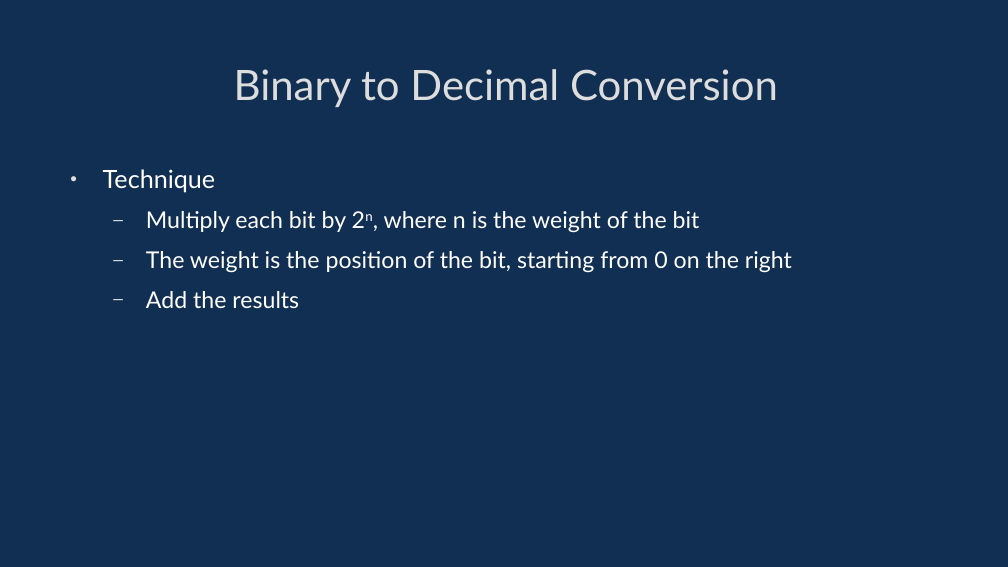
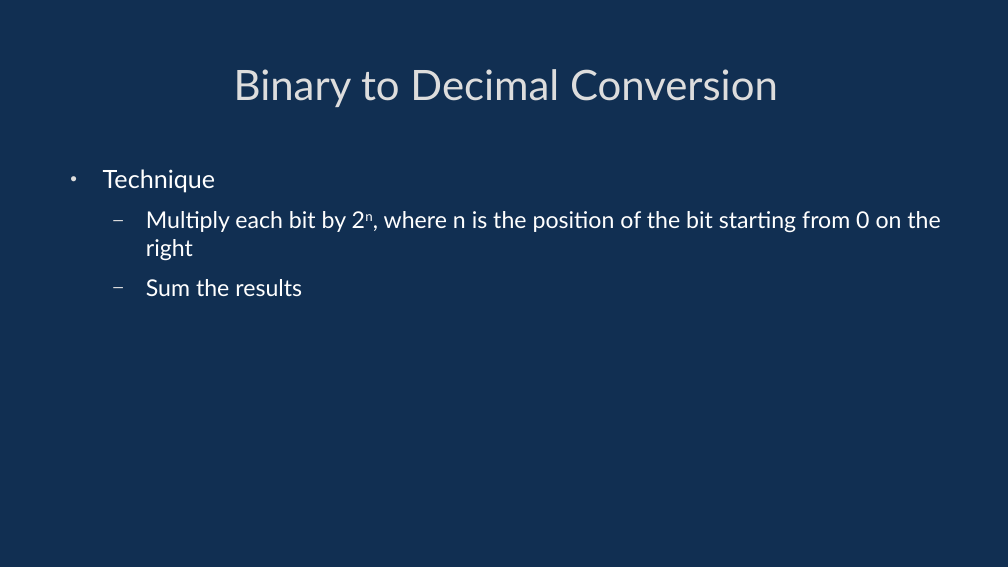
Before and after one commit to davidgundry/maths22-23, a slide deck: slide 27 of slides/maths-3-numerical-systems.odp. Drawn at 1008x567 pixels with LibreOffice and Linux fonts; fonts in the diff are those of the drawing. Boxes give left, top, right and bottom in pixels: in the first picture for what was removed or moved away, otherwise in the second. Text is boxed around its words. In the diff, an @@ line names an element or a change of style, - is before the commit and + after.

```diff
--- a/slides/maths-3-numerical-systems.odp
+++ b/slides/maths-3-numerical-systems.odp
@@ text at box(146, 211, 940, 296): text changed @@
-  – Multiply each bit by 2n, where n is the weight of the bit
-  – The weight is the position of the bit, starting from 0 on the right
-  – Add the results
+  – Multiply each bit by 2n, where n is the position of the bit starting from 0 on the right
+  – Sum the results
```
Also in this commit, not shown: 11 other slides changed, 1 other file.
